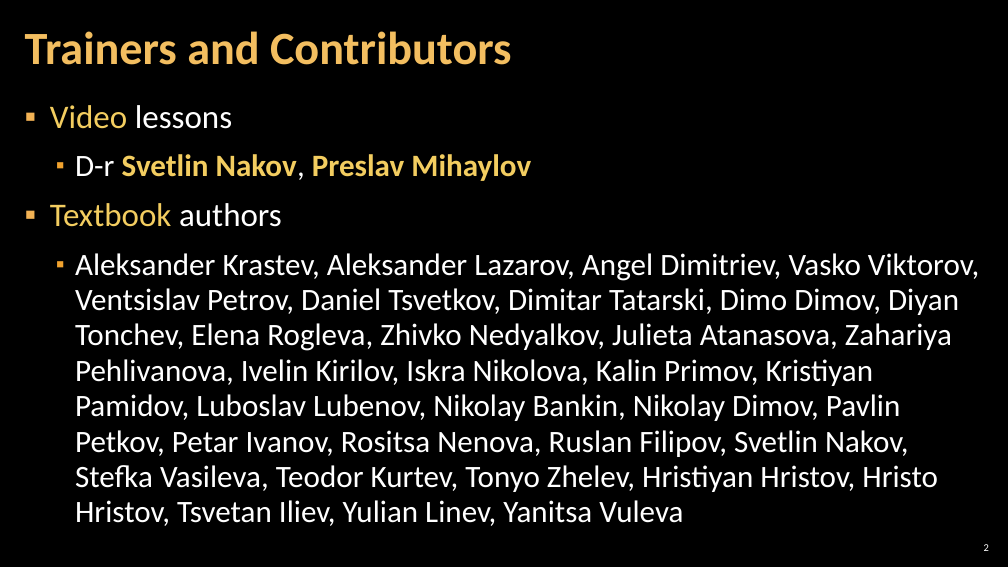
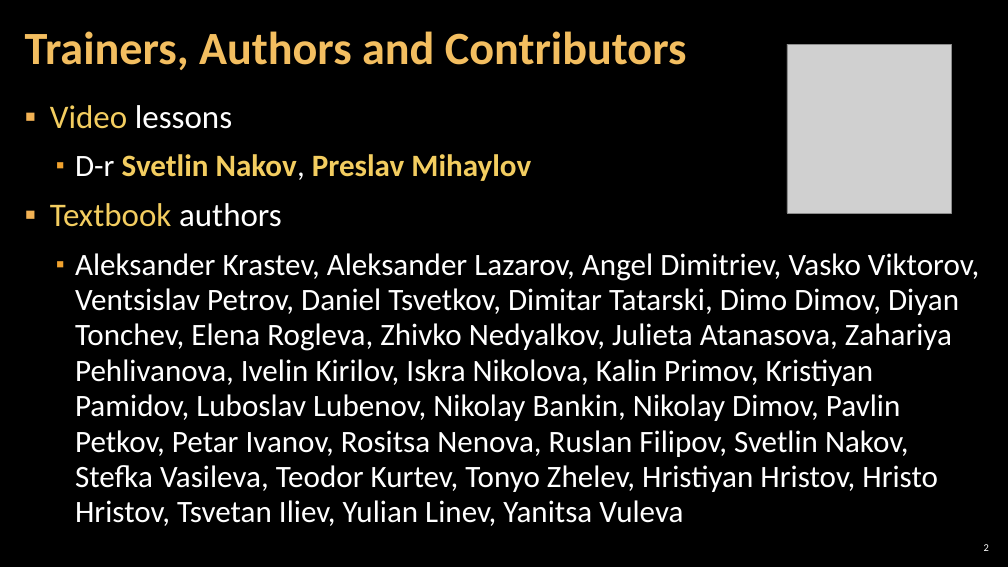
Before and after one commit to SoftUni/Programming-Basics-Book-CSharp-EN, a slide deck: slide 2 of resources/Presentation-Slides/Chapter-0-Preface/04.Trainers-and-Contributors.pptx. Drawn at 1008x567 pixels with LibreOffice and Linux fonts; fonts in the diff are those of the drawing; grey boxes stand for pictures; background and template pictures are left out. Boxes give left, top, right and bottom in pixels: in the first picture for what was removed or moved away, otherwise in the second. Text is boxed around its words. In the diff, an @@ line names an element or a change of style, - is before the commit and + after.

```diff
--- a/resources/Presentation-Slides/Chapter-0-Preface/04.Trainers-and-Contributors.pptx
+++ b/resources/Presentation-Slides/Chapter-0-Preface/04.Trainers-and-Contributors.pptx
@@ title at [25, 31, 687, 70]: text changed @@
-Trainers and Contributors
+Trainers, Authors and Contributors
@@ picture added at [787, 44, 951, 213] @@
```
Also in this commit, not shown: 3 other slides changed, 12 other files.
